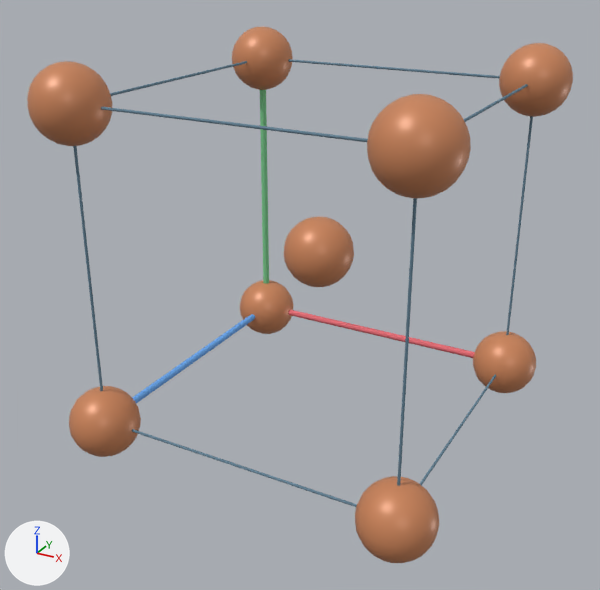
What one commit did to the glTF model ChemDex/assets/periodic-table/crystals/nguyen-to-fe.glb.
Rendered twice from a camera (50 mm lens) standing at (3.25, -6.27, 2.67) and looking at (-0.07, -0.22, -0.36). Every picture has the same lights, and +X, +Y and +Z are marked at lower left. The picture after the commit comes second. Where no turn or scale is listed for an object, it has been applied to the vertices.
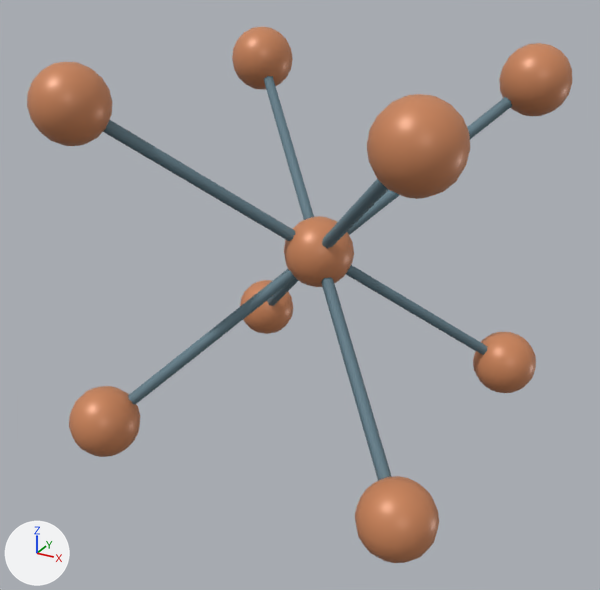
Pixel boxes [x1, y1, x2, y2] of what changed, in the pictures (600 x 590 px):
'Mesh_1.004', added: after [103, 120, 295, 241]
'Mesh_1.002', added (blue): after [321, 277, 392, 481]
'Mesh_1.006', added: after [128, 269, 295, 405]
'Mesh_1.003', added: after [346, 265, 488, 355]
'Mesh_1.005', added (blue): after [264, 76, 314, 220]
'Mesh_1', moved, turned, rescaled (not visible before): after [322, 178, 388, 248]
'Mesh_14', deleted (green): before [260, 90, 269, 283]
'Mesh_13', deleted: before [288, 310, 475, 358]
'Mesh_1.001', added (mostly hidden): after [347, 97, 512, 235]
'Mesh_15', deleted (mostly hidden): before [132, 314, 255, 403]
'Mesh_11', deleted (blue): before [397, 198, 417, 486]
'Mesh_10', deleted (mostly hidden): before [101, 107, 368, 142]
'Mesh_5', deleted (mostly hidden): before [73, 146, 103, 391]
'Mesh_4', deleted (mostly hidden): before [132, 429, 357, 507]
'Mesh_8', deleted (mostly hidden): before [506, 116, 533, 335]
'Mesh_7', deleted: before [288, 59, 500, 78]
'Mesh_6', deleted (mostly hidden): before [110, 61, 247, 96]
'Mesh_9', deleted (mostly hidden): before [420, 374, 496, 486]
'Mesh_1.007', added (mostly hidden): after [267, 278, 299, 306]
'Mesh_12', deleted (mostly hidden): before [463, 84, 528, 122]

Patch to the scene script:
```diff
--- a/ChemDex/assets/periodic-table/crystals/nguyen-to-fe.glb.py
+++ b/ChemDex/assets/periodic-table/crystals/nguyen-to-fe.glb.py
@@ ob_mesh_1 @@
 ob_mesh_1.parent = ob_ô_mạng_và_các_trục_a__b__c
-ob_mesh_1.location = (1.433, 0.0, 0.0)
-ob_mesh_1.rotation_euler = (0.0, 1.571, 0.0)  # degrees (0, 90, 0)
-ob_mesh_1.scale = (0.012, 0.012, 2.87)
+ob_mesh_1.location = (2.149, -2.149, 2.149)
+ob_mesh_1.rotation_euler = (-2.356, -0.615, 1.309)  # degrees (-135, -35, 75)
+ob_mesh_1.scale = (0.055, 0.055, 2.48)
@@ ob_mesh_4 @@
-ob_mesh_4 = bpy.data.objects.new('Mesh_4', me_mesh_4)
@@ ob_mesh_5 @@
-ob_mesh_5 = bpy.data.objects.new('Mesh_5', me_mesh_5)
@@ ob_mesh_6 @@
-ob_mesh_6 = bpy.data.objects.new('Mesh_6', me_mesh_6)
@@ ob_mesh_7 @@
-ob_mesh_7 = bpy.data.objects.new('Mesh_7', me_mesh_7)
@@ ob_mesh_8 @@
-ob_mesh_8 = bpy.data.objects.new('Mesh_8', me_mesh_8)
@@ ob_mesh_9 @@
-ob_mesh_9 = bpy.data.objects.new('Mesh_9', me_mesh_9)
@@ ob_mesh_10 @@
-ob_mesh_10 = bpy.data.objects.new('Mesh_10', me_mesh_10)
@@ ob_mesh_11 @@
-ob_mesh_11 = bpy.data.objects.new('Mesh_11', me_mesh_11)
@@ ob_mesh_12 @@
-ob_mesh_12 = bpy.data.objects.new('Mesh_12', me_mesh_12)
@@ ob_mesh_13 @@
-ob_mesh_13 = bpy.data.objects.new('Mesh_13', me_mesh_13)
@@ ob_mesh_14 @@
-ob_mesh_14 = bpy.data.objects.new('Mesh_14', me_mesh_14)
@@ ob_mesh_15 @@
-ob_mesh_15 = bpy.data.objects.new('Mesh_15', me_mesh_15)
@@ ob_mesh_1_007 @@
+ob_mesh_1_007 = bpy.data.objects.new('Mesh_1.007', me_mesh_1)
+ob_mesh_1_007.parent = ob_node_9
+ob_mesh_1_007.location = (0.716, -0.716, 0.716)
+ob_mesh_1_007.rotation_euler = (0.785, 0.615, 0.262)  # degrees (45, 35, 15)
+ob_mesh_1_007.scale = (0.055, 0.055, 2.48)
@@ ob_node_9 @@
+ob_node_9 = bpy.data.objects.new('Node_9', None)
+ob_node_9.parent = ob_ô_mạng_và_các_trục_a__b__c
+ob_node_9.location = (0.0, 0.0, 0.0)
@@ ob_mesh_1_006 @@
+ob_mesh_1_006 = bpy.data.objects.new('Mesh_1.006', me_mesh_1)
+ob_mesh_1_006.parent = ob_node_9
+ob_mesh_1_006.location = (0.716, -2.149, 0.716)
+ob_mesh_1_006.rotation_euler = (-0.785, 0.615, -0.262)  # degrees (-45, 35, -15)
+ob_mesh_1_006.scale = (0.055, 0.055, 2.48)
@@ ob_mesh_1_005 @@
+ob_mesh_1_005 = bpy.data.objects.new('Mesh_1.005', me_mesh_1)
+ob_mesh_1_005.parent = ob_node_9
+ob_mesh_1_005.location = (0.716, -0.716, 2.149)
+ob_mesh_1_005.rotation_euler = (2.356, 0.615, 1.309)  # degrees (135, 35, 75)
+ob_mesh_1_005.scale = (0.055, 0.055, 2.48)
@@ ob_mesh_1_004 @@
+ob_mesh_1_004 = bpy.data.objects.new('Mesh_1.004', me_mesh_1)
+ob_mesh_1_004.parent = ob_node_9
+ob_mesh_1_004.location = (0.716, -2.149, 2.149)
+ob_mesh_1_004.rotation_euler = (-2.356, 0.615, -1.309)  # degrees (-135, 35, -75)
+ob_mesh_1_004.scale = (0.055, 0.055, 2.48)
@@ ob_mesh_1_003 @@
+ob_mesh_1_003 = bpy.data.objects.new('Mesh_1.003', me_mesh_1)
+ob_mesh_1_003.parent = ob_node_9
+ob_mesh_1_003.location = (2.149, -0.716, 0.716)
+ob_mesh_1_003.rotation_euler = (0.785, -0.615, -0.262)  # degrees (45, -35, -15)
+ob_mesh_1_003.scale = (0.055, 0.055, 2.48)
@@ ob_mesh_1_002 @@
+ob_mesh_1_002 = bpy.data.objects.new('Mesh_1.002', me_mesh_1)
+ob_mesh_1_002.parent = ob_node_9
+ob_mesh_1_002.location = (2.149, -2.149, 0.716)
+ob_mesh_1_002.rotation_euler = (-0.785, -0.615, 0.262)  # degrees (-45, -35, 15)
+ob_mesh_1_002.scale = (0.055, 0.055, 2.48)
@@ ob_mesh_1_001 @@
+ob_mesh_1_001 = bpy.data.objects.new('Mesh_1.001', me_mesh_1)
+ob_mesh_1_001.parent = ob_node_9
+ob_mesh_1_001.location = (2.149, -0.716, 2.149)
+ob_mesh_1_001.rotation_euler = (2.356, -0.615, -1.309)  # degrees (135, -35, -75)
+ob_mesh_1_001.scale = (0.055, 0.055, 2.48)
```
